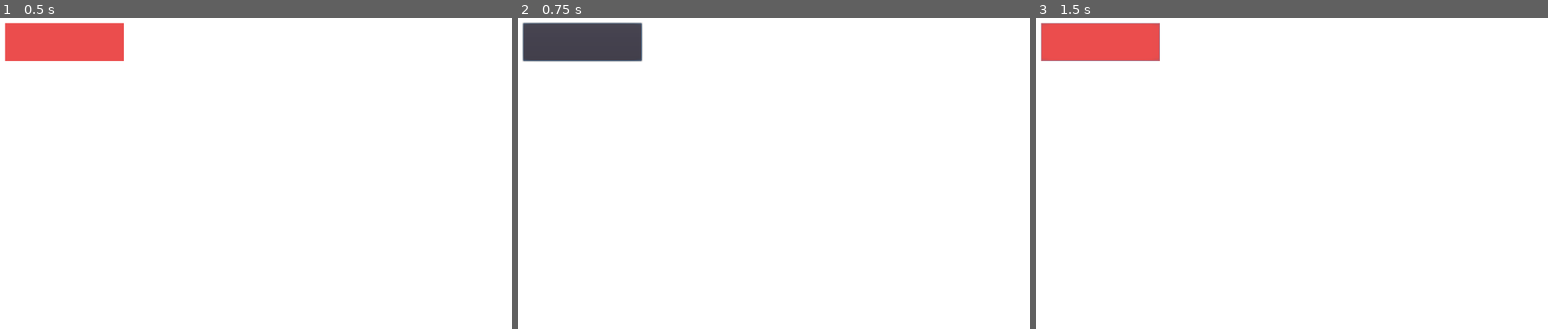
Above: before the commit, frames 1-3 (left to right).
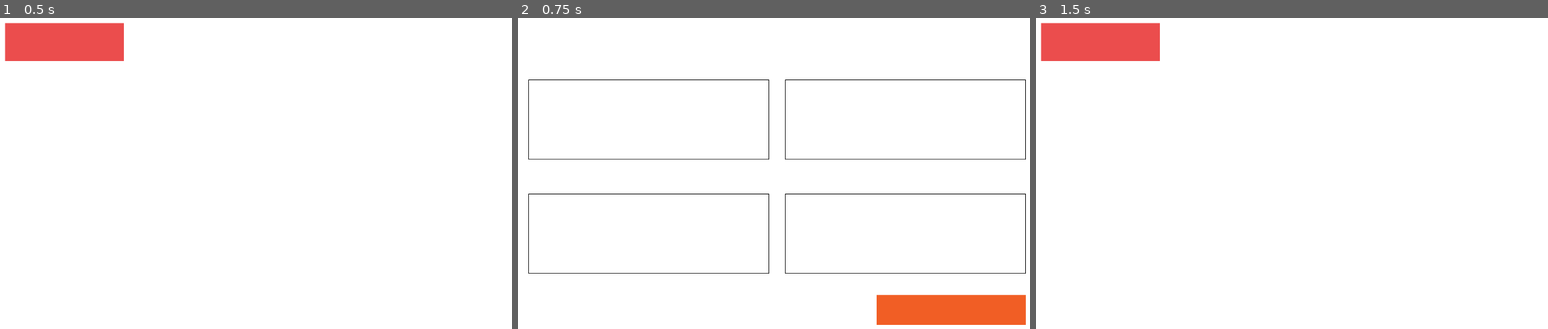
Above: after the commit, the same moments.

Repository: not-blond-beard/savor-22b-mock-battle
Game: Godot game, scene res://scenes/battle.tscn
The game is run twice, just before and just after one commit, with the same random seed, the same clock (stepped at 60 frames per second) and the same inputs. The project has no main scene, so this scene is started directly.
Inputs (mouse positions are in pixels of both pictures, inside the frame that each line leads up to):
- Up to frame 1 (0.5 s): no input
- Up to frame 2 (0.75 s): click "세팅하기" at 0.5 s
- Up to frame 3 (1.5 s): click (1471, 310) at 1.25 s, where only the run after the commit has a clickable "게임 실행하기"

Frame 1 is identical in both runs. In frame 2, 6.9% of the frame differs, in the area x 0-100%, y 1-99%; in frame 3, 0.1%.

Commit message:
feat: Added scene change feature to the battle scene

Diff:
--- /dev/null
+++ b/MockBattle/scenes/battle.gd
@@ -0,0 +1,6 @@
+extends Node2D
+
+
+
+func _on_change_scene_pressed():
+	 get_tree().change_scene("res://scenes/settings.tscn")
--- a/MockBattle/scenes/battle.tscn
+++ b/MockBattle/scenes/battle.tscn
@@ -1,17 +1,19 @@
-[gd_scene load_steps=3 format=2]
+[gd_scene load_steps=4 format=2]
 
 [ext_resource path="res://sub_title.tres" type="DynamicFont" id=1]
+[ext_resource path="res://scenes/battle.gd" type="Script" id=2]
 
 [sub_resource type="StyleBoxFlat" id=1]
 bg_color = Color( 0.92549, 0.305882, 0.305882, 1 )
 
 [node name="Battle" type="Node2D"]
+script = ExtResource( 2 )
 
 [node name="temp_bg" type="ColorRect" parent="."]
 margin_right = 1024.0
 margin_bottom = 600.0
 
-[node name="Button" type="Button" parent="."]
+[node name="change_scene" type="Button" parent="."]
 margin_left = 30.0
 margin_top = 16.0
 margin_right = 252.0
@@ -19,3 +21,5 @@
 custom_fonts/font = ExtResource( 1 )
 custom_styles/normal = SubResource( 1 )
 text = "세팅하기"
+
+[connection signal="pressed" from="change_scene" to="." method="_on_change_scene_pressed"]
--- a/MockBattle/scenes/settings.gd
+++ b/MockBattle/scenes/settings.gd
@@ -2,3 +2,13 @@
 
 func _on_game_start_pressed():
 	 get_tree().change_scene("res://scenes/battle.tscn")
+
+func _ready():
+	var batch_settings = Settings.get_batch_setting()
+	var command_settings = Settings.get_command_settings()
+
+	$defensive_character/edit.text = batch_settings.get("defense", "")
+	$attack_character/edit.text = batch_settings.get("attack", "")
+
+	$defensive_command/edit.text = command_settings.get("defense", "")
+	$attack_command/edit.text = command_settings.get("attack", "")
